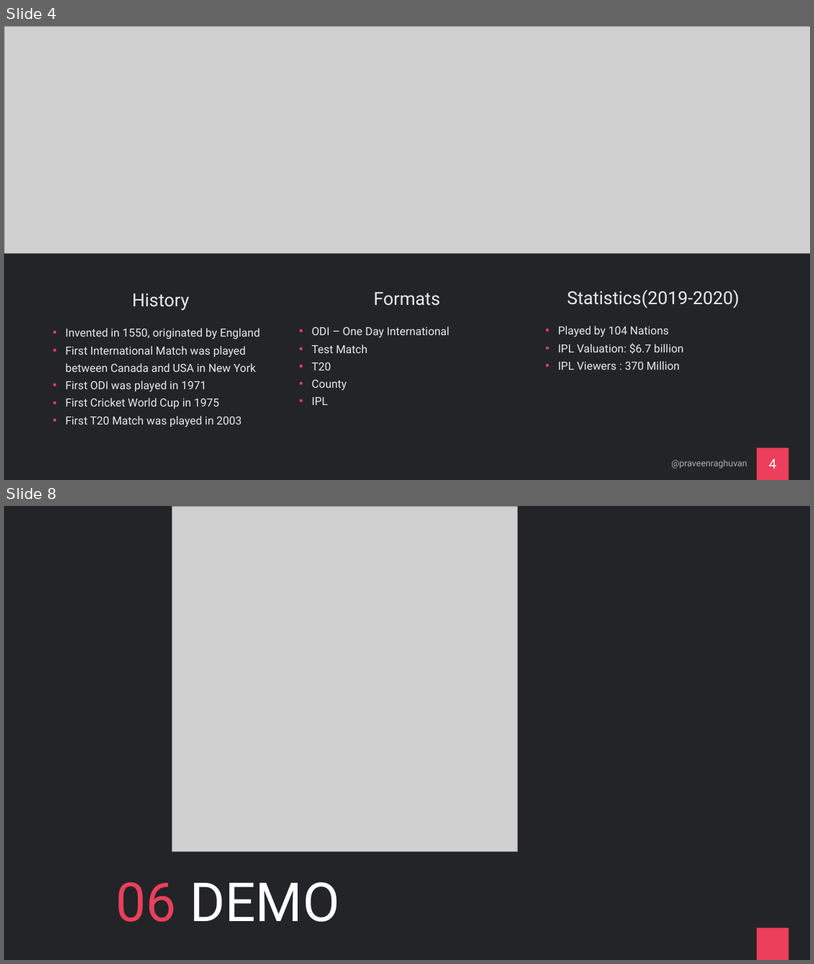
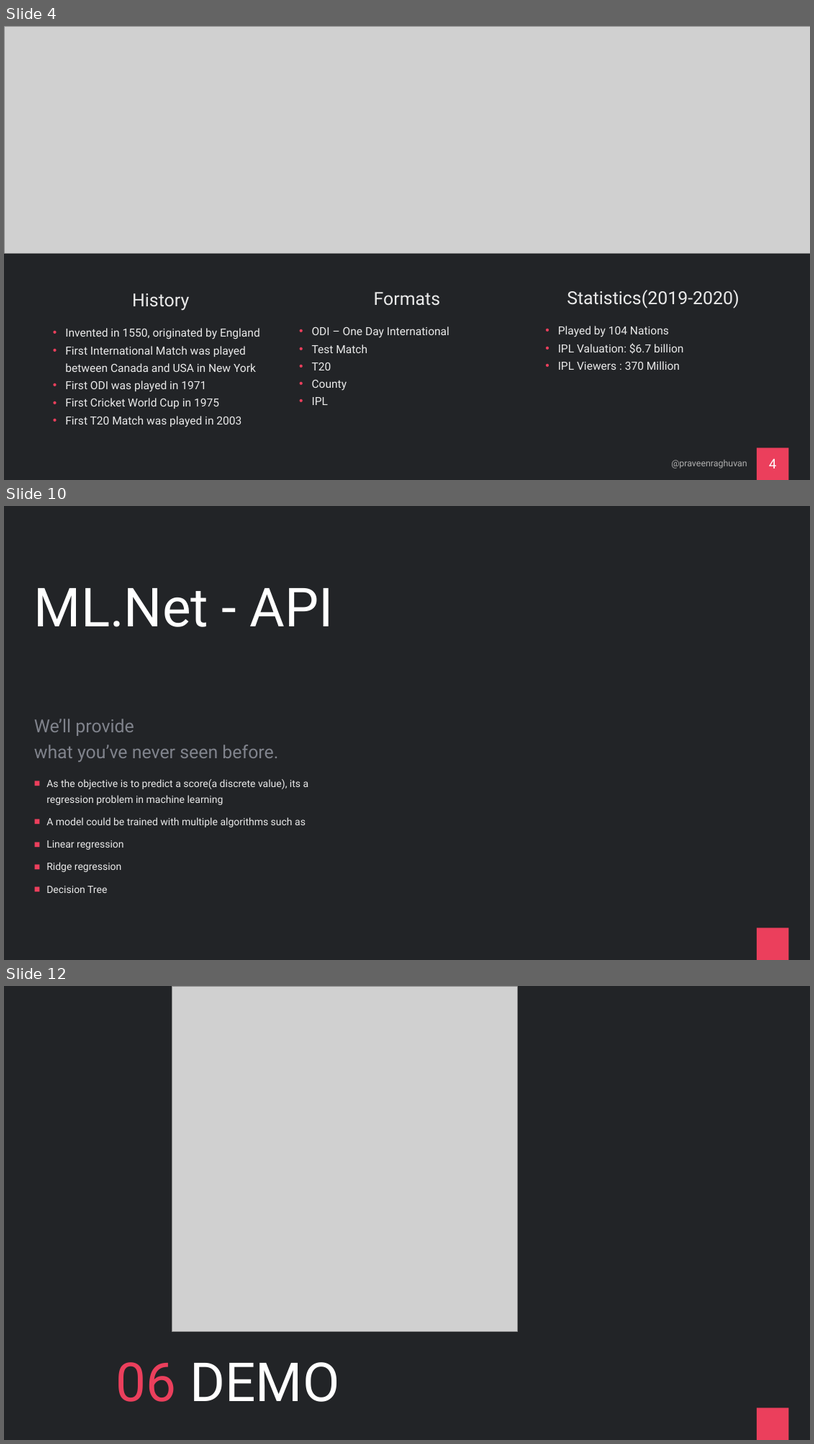
Before and after one commit to praveenraghuvanshi/tech-sessions, a slide deck: drafts/Sport Analytics/cricket-analytics.pptx. Shown one above the other, each under a label of ours: slides 4 and 8 before the commit, slides 4, 10 and 12 after it; the slides between them are not shown. The pictures are 814x964 and 814x1444 pixels, drawn with LibreOffice and Linux fonts; fonts in the diff are those of the drawing; grey boxes stand for pictures. Boxes give left, top, right and bottom in pixels: in the first picture for what was removed or moved away, otherwise in the second. Text is boxed around its words. In the diff, an @@ line names an element or a change of style, - is before the commit and + after.

```diff
--- a/drafts/Sport Analytics/cricket-analytics.pptx
+++ b/drafts/Sport Analytics/cricket-analytics.pptx
@@ slide 10 added at [4, 506, 810, 960], background #222427; not listed: 1 template element that a slide beside it also shows @@
@@ title added at [34, 588, 334, 627], 96 pt, text #FFFFFF @@
+ML.Net - API
@@ text added at [34, 718, 278, 762], 32 pt, text #80838C @@
+We’ll provide
+what you’ve never seen before.
@@ text added at [46, 779, 309, 893], 18 pt, text #EAEAEA @@
+■ As the objective is to predict a score(a discrete value), its a regression problem in machine learning
+■ A model could be trained with multiple algorithms such as
+■ Linear regression
+■ Ridge regression
+■ Decision Tree
@@ what was slide 8 is now slide 12 @@
```
Also in this commit, not shown: 3 slides changed, 4 other slides added.
